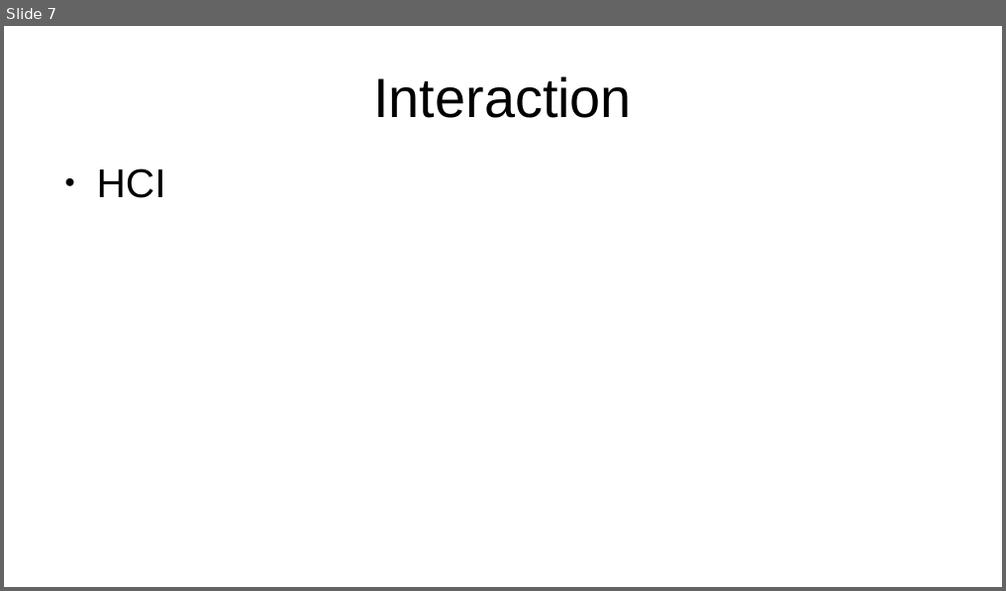
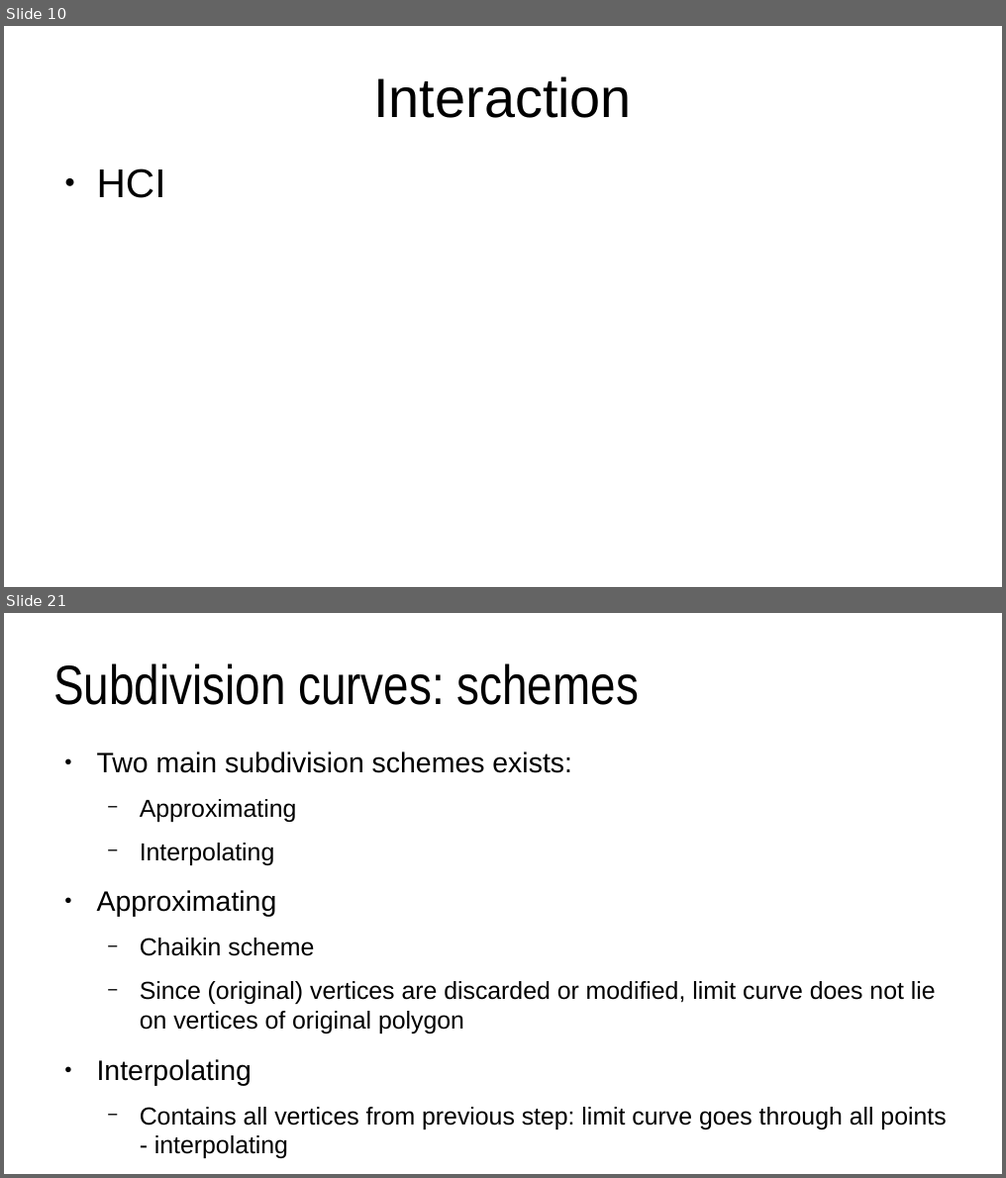
Before and after one commit to lorentzo/IntroductionToComputerGraphics, a slide deck: lectures/6_more_3D_scene/1_intro.odp. Shown one above the other, each under a label of ours: slide 7 before the commit, slides 10 and 21 after it; the slides between them are not shown. The pictures are 1006x591 and 1006x1178 pixels, drawn with LibreOffice and Linux fonts; fonts in the diff are those of the drawing. Boxes give left, top, right and bottom in pixels: in the first picture for what was removed or moved away, otherwise in the second. Text is boxed around its words. In the diff, an @@ line names an element or a change of style, - is before the commit and + after.

```diff
--- a/lectures/6_more_3D_scene/1_intro.odp
+++ b/lectures/6_more_3D_scene/1_intro.odp
@@ slide 21 added at (x1=4, y1=613, x2=1002, y2=1174), background #FFFFFF @@
@@ title added at (x1=54, y1=663, x2=639, y2=705), 44 pt, text #000000 @@
+Subdivision curves: schemes
@@ text added at (x1=97, y1=752, x2=945, y2=1158), 19.6 pt, text #000000 @@
+● Two main subdivision schemes exists:
+  − Approximating
+  − Interpolating
+● Approximating
+  − Chaikin scheme
+  − Since (original) vertices are discarded or modified, limit curve does not lie on vertices of original polygon
+● Interpolating
+  − Contains all vertices from previous step: limit curve goes through all points - interpolating
@@ what was slide 7 is now slide 10 @@
```
Also in this commit, not shown: 3 slides changed, 30 other slides added, 1 slide removed, 8 other files.
